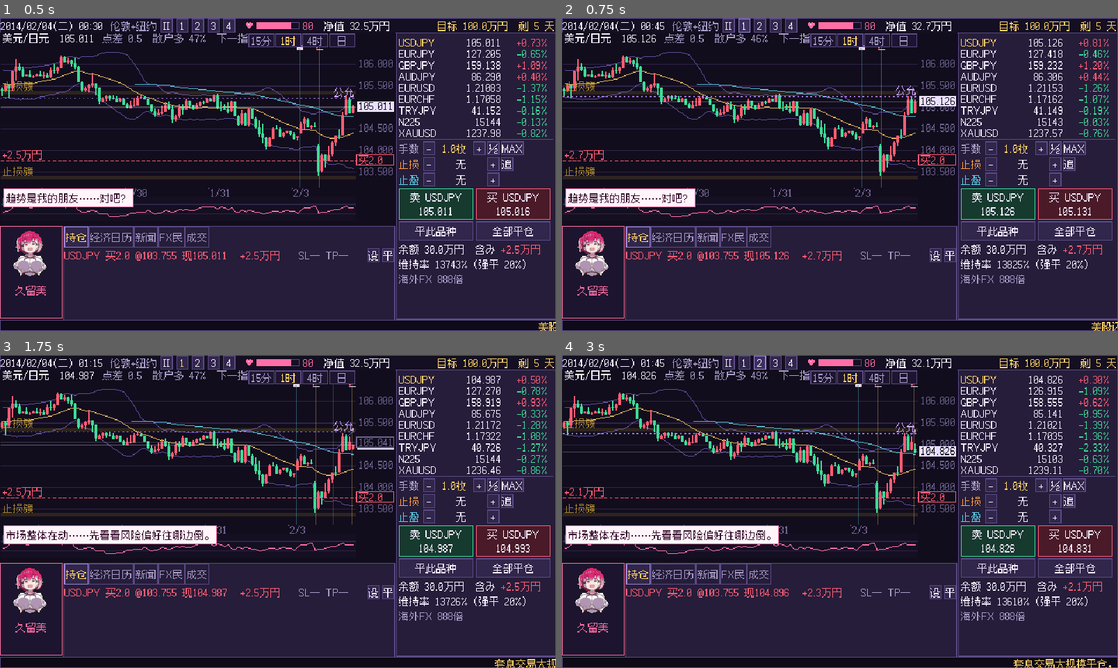
Above: before the commit, frames 1-4 (two rows, left to right).
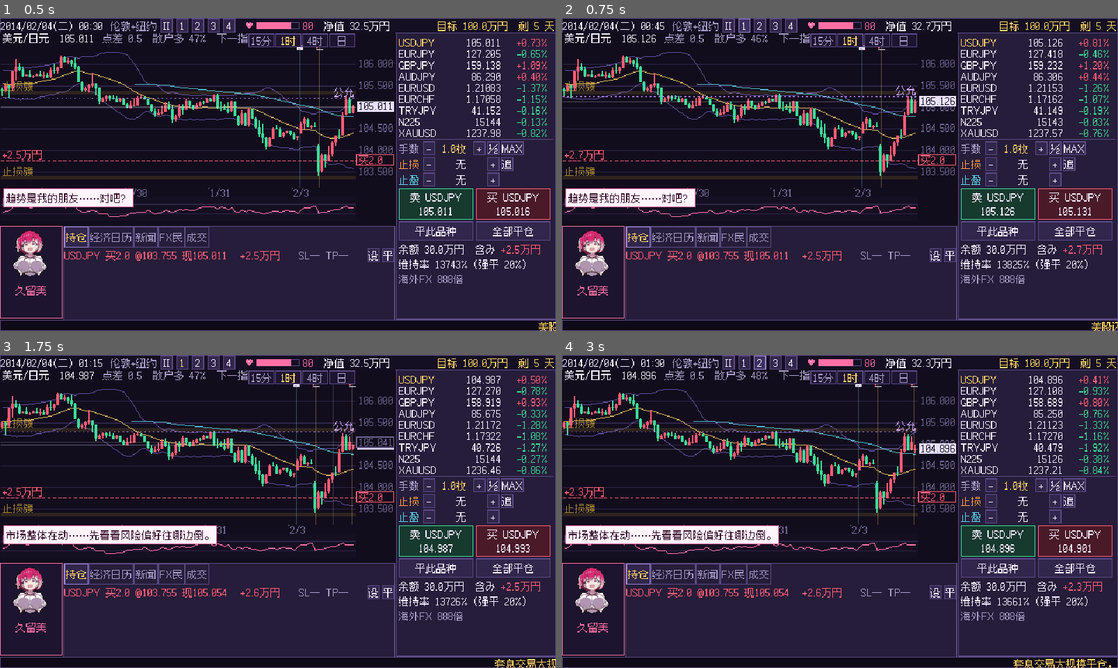
Above: after the commit, the same moments.

Repository: zeroa234/kurumi-fx-rogue
Game: Godot game, scene res://src/scenes/sandbox.tscn
Same seed, same stepped clock (60 frames per second), same inputs: the game is played once before the commit and once after it. This scene is started directly instead of the project's main scene.
Inputs (mouse positions are in pixels of both pictures, inside the frame that each line leads up to):
- Up to frame 1 (0.5 s): no input
- Up to frame 2 (0.75 s): click "1" at 0.5 s
- Up to frame 3 (1.75 s): tap Enter at 1.25 s; drag from (200, 464) to (333, 442) at 1.27 s
- Up to frame 4 (3 s): click "Ⅱ" at 2 s; click "2" at 2.75 s

Frame 1 is identical in both runs. In frame 2, less than 0.1% of the frame differs, in the area x 38-47%, y 74-78%; in frame 3, less than 0.1%; in frame 4, 1.0%, in the area x 0-98%, y 1-80%.

Commit message:
perf/test(kurumi-fx-rogue): 每帧最多刷新一次交易界面；存档往返测试；GDD 数值同步
Co-Authored-By: Claude Opus 5.5 <noreply@anthropic.com>

Diff:
--- a/src/ui/trade_screen.gd
+++ b/src/ui/trade_screen.gd
@@ -390,8 +390,10 @@
 	chart.sl_tp_dragged.connect(_on_line_dragged)
 	chart.price_clicked.connect(_on_price_picked)
 
+var _ui_dirty := false
+
 func _on_ticked() -> void:
-	_refresh_all()
+	_ui_dirty = true
 
 func _on_pos_closed(pos: Account.Position, pnl: float, reason: String) -> void:
 	_tab_dirty = true
@@ -518,6 +520,9 @@
 		if _ticker_x < -_ticker.size.x:
 			_ticker_x = 640.0
 		_ticker.position.x = floorf(_ticker_x)
+	if _ui_dirty:
+		_ui_dirty = false
+		_refresh_all()
 	if finished or _modal_open or speed == 0:
 		return
 	_acc += delta * SPEEDS[speed]
--- /dev/null
+++ b/tests/test_save.gd
@@ -0,0 +1,34 @@
+extends Node
+## 肉鸽存档往返：RunState → JSON → RunState，关键字段一致。
+
+func _ready() -> void:
+	Save.data = Save._default()
+	Save.unlock("friend_mochiko")
+	var r := RunState.create({"broker": "domestic", "friends": ["mochiko"], "seed": 99})
+	var first: String = r.available()[0]
+	r.enter(first)
+	r.add_relic("anchor")
+	r.add_item("energy_drink")
+	r.add_curse("guilt")
+	r.debt = 123456.0
+	r.fp = 77
+	r.complete_current()
+	var txt := JSON.stringify(r.to_dict())
+	var r2 := RunState.from_dict(JSON.parse_string(txt))
+	var ok := true
+	for k in ["act", "layer", "current", "money", "debt", "fp", "broker_id", "relics", "items", "curses", "friends"]:
+		var a = r.get(k)
+		var b = r2.get(k)
+		if str(a) != str(b):
+			printerr("MISMATCH ", k, " ", a, " vs ", b)
+			ok = false
+	if r2.available() != r.available():
+		printerr("MISMATCH available ", r.available(), " vs ", r2.available())
+		ok = false
+	if absf(r2.mods.get_v("sl_slip_mult") - r.mods.get_v("sl_slip_mult")) > 1e-6:
+		printerr("MISMATCH mods")
+		ok = false
+	var cfg := r2.trade_config(r2.node(r2.available()[0]))
+	print("next node cfg ok: ", cfg.start_date, " days ", cfg.days, " balance ", cfg.balance)
+	print("SAVE ROUNDTRIP ", "OK" if ok else "FAIL")
+	get_tree().quit(0 if ok else 1)
--- /dev/null
+++ b/tests/test_save.tscn
@@ -0,0 +1,6 @@
+[gd_scene load_steps=2 format=3]
+
+[ext_resource type="Script" path="res://tests/test_save.gd" id="1"]
+
+[node name="TestSave" type="Node"]
+script = ExtResource("1")
Not shown, changed: docs/GDD.md
